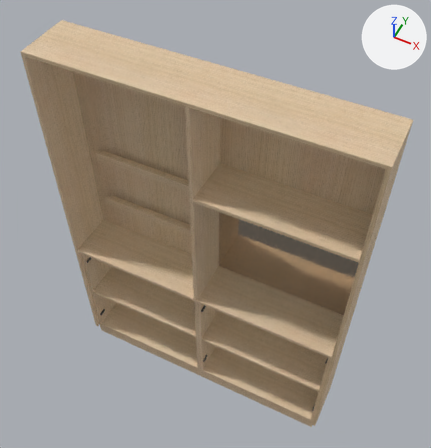
The glTF model 2025-284-C03-Avishylle/sim/korpus.glb as it was, and as the next commit left it.
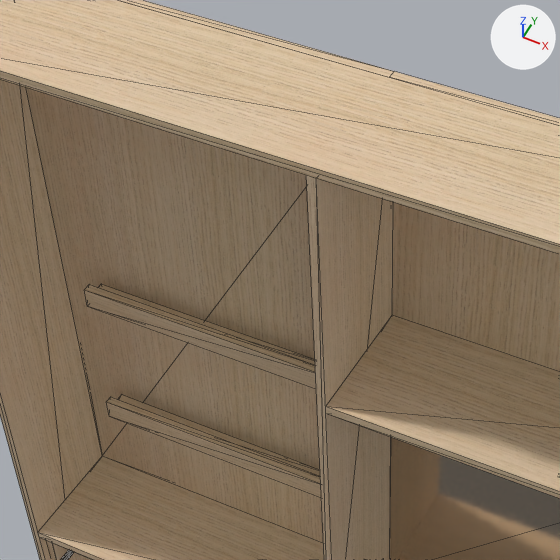
There are two pictures of each version: one whole from a camera (50 mm lens) standing at (1800.0, -1986.0, 3753.0) and looking at (809.0, -4.0, 1275.0), one close up on the part from 14% to 67% of the width and 8% to 58% of the height. Every picture has the same lights, and +X, +Y and +Z are marked at upper right. The first two pictures are the older version. The close-ups show mesh edges as thin lines. Vertices at exactly the same position are counted once.

Names of what the first close-up shows: '2025-284 Avishylle'.
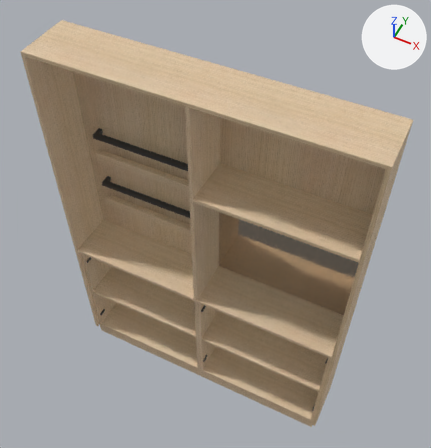
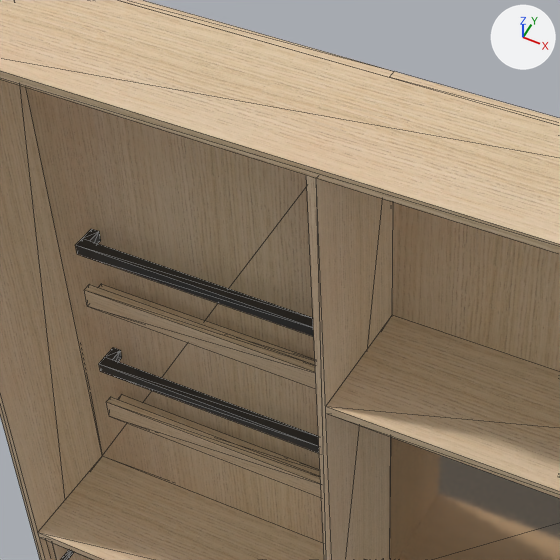
Location of each change, (x1, y1, x2, y2) in pixels of the close-ups (560 x 560 px):
part 1 of me_mesh_0, added: after (99, 348, 319, 453)
part 2 of me_mesh_0, added: after (75, 229, 314, 337)

Edits to the bpy script that builds the scene:
```text
Change me_mesh_0:
    used by ob_2025_284_avishylle; location = (0.0, 0.0, 0.0)
    remove me_mesh_0.from_pydata(...)  # 318 vertices, 546 faces; spans x 0.0..1660.0, y -300.0..0.0, z 0.0..2300.0
    add me_mesh_0.from_pydata(...)  # 358 vertices, 618 faces; spans x 0.0..1660.0, y -300.0..0.0, z 0.0..2300.0
    me_mesh_0 part 1: a new loose piece of 20 vertices spanning x 120.0..720.0, y -79.0..-19.0, z 1337.0..1362.0, in mat_beslag_sort (dark grey #3f3f3f)
    me_mesh_0 part 2: a new loose piece of 20 vertices spanning x 120.0..720.0, y -79.0..-19.0, z 1687.0..1712.0, in mat_beslag_sort (dark grey #3f3f3f)
```
